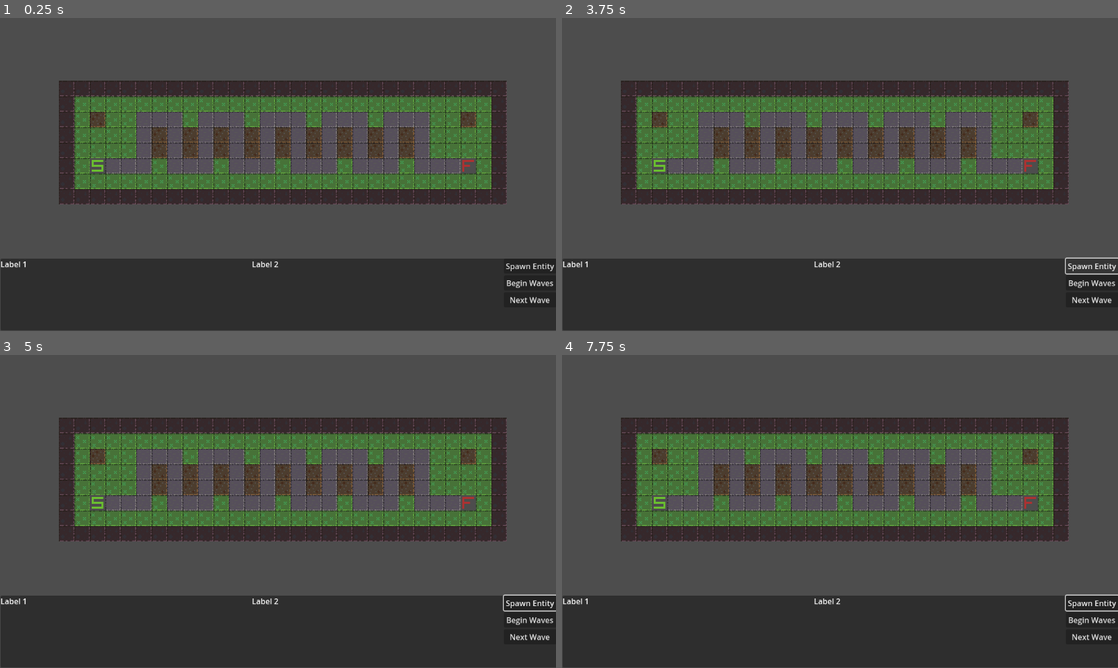
Above: before the commit, frames 1-4 (two rows, left to right).
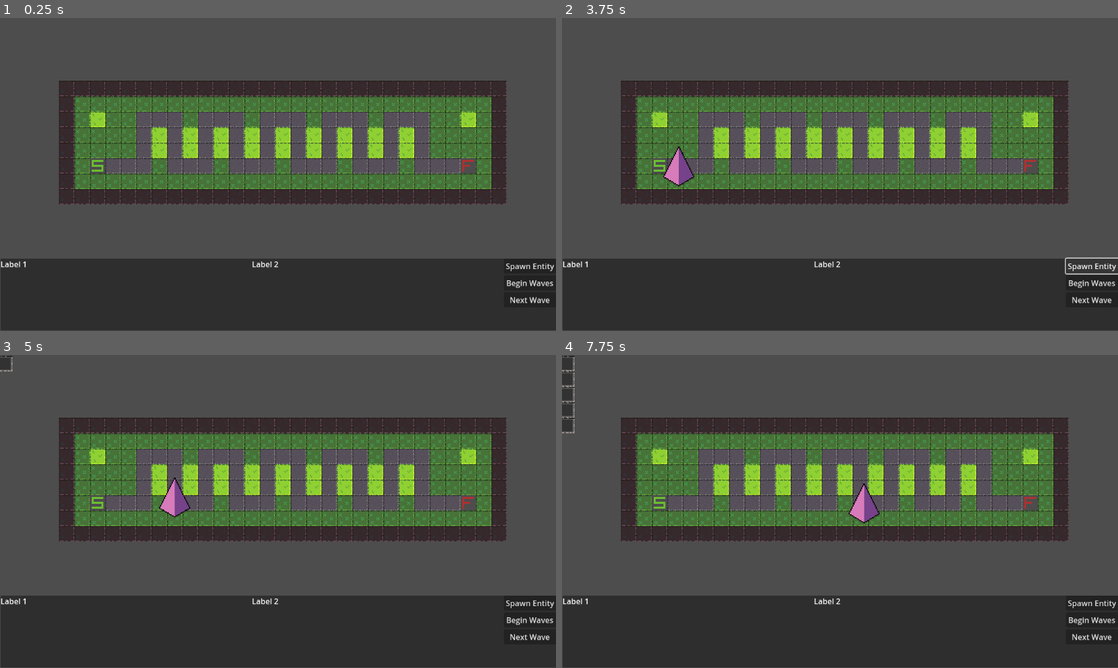
Above: after the commit, the same moments.

Repository: Shmupo/BrackeysGJ-TdGame
Game: Godot game, scene res://Scenes/waves_workspace.tscn
The game is run twice, just before and just after one commit, with the same random seed, the same clock (stepped at 60 frames per second) and the same inputs. This scene is started directly instead of the project's main scene.
Inputs (mouse positions are in pixels of both pictures, inside the frame that each line leads up to):
- Up to frame 1 (0.25 s): no input
- Up to frame 2 (3.75 s): click (1090, 284) at 0.5 s, where only the run before the commit has a clickable "Begin Waves"; click (1090, 284) at 1.25 s, where only the run before the commit has a clickable "Begin Waves"; click (1090, 299) at 2 s, where only the run before the commit has a clickable "Next Wave"; click (1090, 299) at 2.75 s, where only the run before the commit has a clickable "Next Wave"; click (1090, 265) at 3.5 s, where only the run before the commit has a clickable "Spawn Entity"
- Up to frame 3 (5 s): click (5, 364) at 4.27 s
- Up to frame 4 (7.75 s): click (567, 380) at 5.02 s; click (567, 395) at 5.77 s; click (567, 411) at 6.52 s; click (567, 426) at 7.27 s

The runs differ from the first frame. In frame 1, 2.8% of the frame differs, in the area x 16-86%, y 29-45%; in frame 2, 3.2%; in frame 3, 3.4%; in frame 4, 3.7%, in the area x 0-100%, y 0-82%.

Commit message:
waves workspace scene barely working

Diff:
--- a/Scenes/waves_workspace.gd
+++ b/Scenes/waves_workspace.gd
@@ -5,18 +5,22 @@
 @onready var tile_map_layer: TileMapLayer = $UserInteractableTileMapLayer
 @onready var input_component: InputComponent = $UserInteractableTileMapLayer/InputComponent
 
-# Called when the node enters the scene tree for the first time.
+func do_nothing() -> void:
+	pass
+
+
 func _ready() -> void:
-	input_component.queue_free()
+	# Create path based tile map
 	var map = tile_map_layer.tile_map_data
 	for i in 100:
 		for j in 100:
 			var cell = Vector2i(-1 * j, -1 * i)
 			var result = tile_map_layer.get_cell_atlas_coords(cell)
-			if result.x == 3 and result.y == 0:
-				tile_map_layer.set_cell(cell, 0, Vector2i(7, 0))
-				pathing_component.placePath(cell)
+			if result.x == 4 and result.y == 0:
+				pathing_component.aStarGrid.set_point_solid(cell, false)
 	pathing_component.updatePath()
+
+
 
 # Called every frame. 'delta' is the elapsed time since the previous frame.
 func _process(delta: float) -> void:
--- a/Scenes/waves_workspace.tscn
+++ b/Scenes/waves_workspace.tscn
@@ -11,6 +11,8 @@
 [node name="UserInteractableTileMapLayer" parent="." instance=ExtResource("1_ktkp4")]
 position = Vector2(986, 642)
 tile_map_data = PackedByteArray("AADl//D/AAAAAAAAAADm//D/AAAAAAAAAADn//D/AAAAAAAAAADo//D/AAAAAAAAAADp//D/AAAAAAAAAADq// …(3632 unchanged characters)…
+gridSizeX = 100
+gridSizeY = 100
 startTile = Vector2i(-25, -11)
 endTile = Vector2i(-1, -11)
 
Not shown: 1 places in Scenes/waves_workspace.tscn that only renumber resources
Not shown, changed: .gitignore
